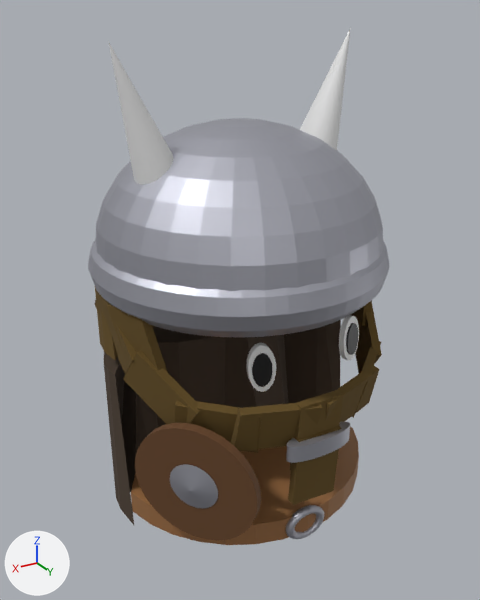
Renders of the glTF model assets/early_dwarf.glb from each side of a commit.
Before and after are seen from a 50 mm camera at (3.0, 5.02, 3.33) aimed at (-0.05, -0.06, 0.79). The axes (+X, +Y, +Z) are drawn at lower left. The lights are the same throughout. The first picture is the older version. Where no turn or scale is listed for an object, it has been applied to the vertices.
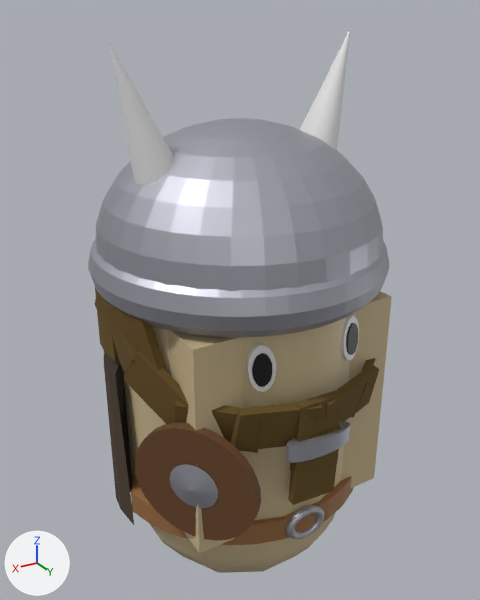
Patch to the scene script:
```diff
--- a/assets/early_dwarf.glb.py
+++ b/assets/early_dwarf.glb.py
@@ mat_material @@
 mat_material = principled_material('Material')
-mat_material.base_color = (0.00257, 0.00257, 0.00257)  # black #080808
+mat_material.base_color = (0.591, 0.471, 0.275)  # beige #cab78f
@@ me_cube @@
+me_cube.from_pydata(...)  # a box spanning x -1.0..1.0, y -1.0..1.0, z -1.0..1.0
+me_cube.materials.append(mat_material)  # beige #cab78f
@@ me_mesh @@
+me_mesh.from_pydata(...)  # 272 vertices, 540 faces; spans x -1.13..1.13, y -1.13..1.13, z -2.11..2.11
+me_mesh.materials.append(mat_material)  # beige #cab78f
@@ ob_cube @@
-ob_cube = bpy.data.objects.new('Cube', me_cube_001)
-ob_cube.location = (1.24, 0.0, 0.82)
-ob_cube.rotation_euler = (0.183, 2.335, -1.441)  # degrees (10, 134, -83)
-ob_cube.scale = (-0.351, -0.0397, -0.212)
+ob_cube = bpy.data.objects.new('Cube', me_cube)
+ob_cube.location = (0.0, 0.0, 0.0)
@@ ob_cube_012 @@
-ob_cube_012 = bpy.data.objects.new('Cube.012', None)
-ob_cube_012.location = (0.0, -2.48, 0.0)
+ob_cube_012 = bpy.data.objects.new('Cube.012', me_cube_013)
+ob_cube_012.location = (0.0, 1.28, 0.07)
+ob_cube_012.rotation_euler = (-1.521, 1.499, -1.551)  # degrees (-87, 86, -89)
+ob_cube_012.scale = (-0.351, -0.0397, -0.212)
@@ ob_mball_002 @@
+ob_mball_002 = bpy.data.objects.new('Mball.002', me_mesh)
+ob_mball_002.location = (0.0, 0.0, 0.0)
```

Where the change shows, as pixel boxes [x1, y1, x2, y2] in the pictures (480 x 600 px):
'Mball.002', added (beige)
    after: [124, 313, 353, 573]
'Cube', recoloured, reshaped, moved, turned, rescaled
    before: [95, 293, 137, 374]
    after: [168, 291, 392, 553]
'Cube.012', now drawn (brown)
    after: [290, 390, 343, 475]
'Cylinder.002', unchanged, covered by the edit
    before: [104, 320, 341, 525]
    after: [104, 352, 134, 525]
'Cube.001', unchanged, covered by the edit
    before: [123, 350, 200, 424]
    after: [95, 293, 137, 374]
